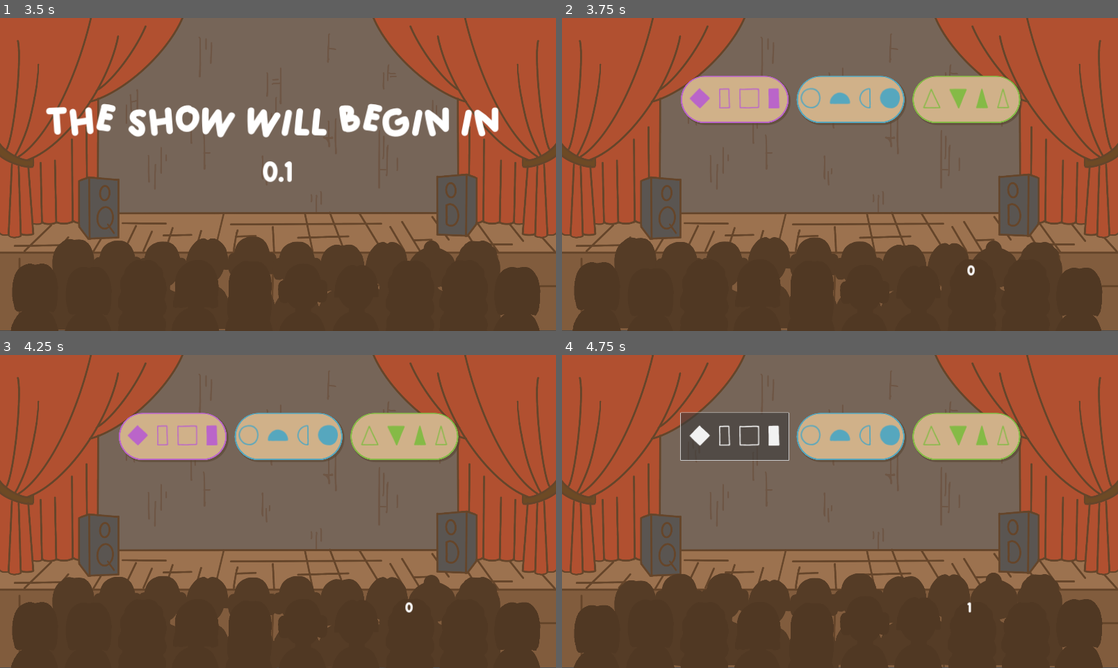
Above: before the commit, frames 1-4 (two rows, left to right).
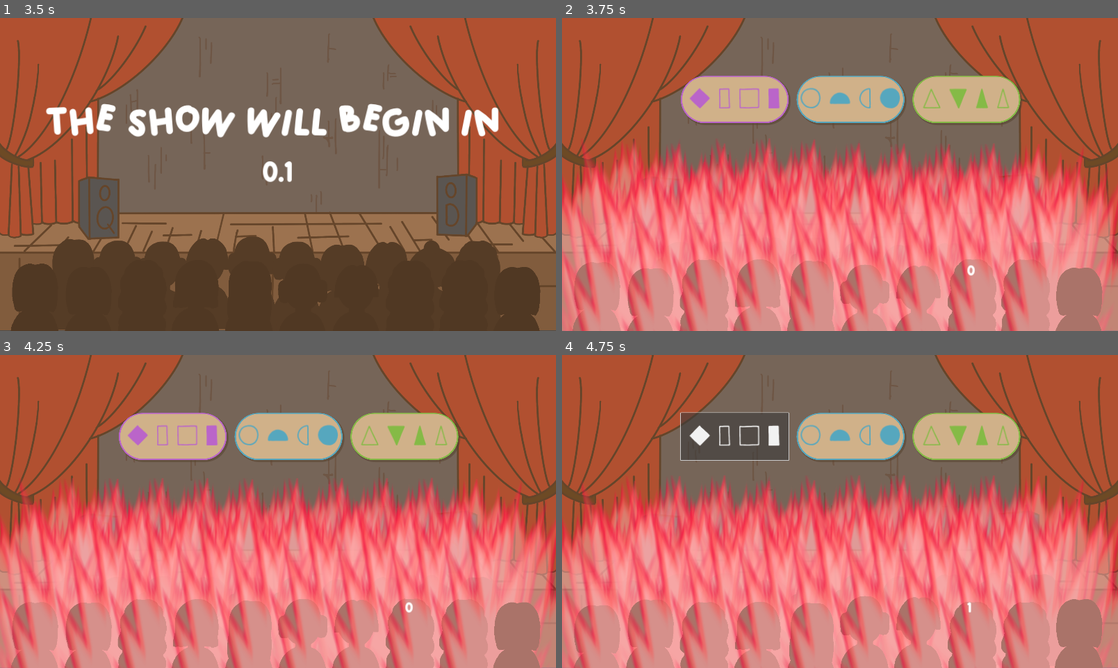
Above: after the commit, the same moments.

Repository: IridescenceFR/GlobalGameJam2024
Game: Godot game, scene res://Scenes/Main.tscn
Two runs of this game, one before a commit and one after it. Both use one fixed random seed, a clock stepped at 60 frames per second and the inputs below.
Inputs:
- Up to frame 1 (3.5 s): click "START" at 0.5 s; hold A (q_key_show) 1.28-2.03 s; tap S (s_key_suppress) at 2.1 s; hold A (q_key_show) from 2.78 s (still down)
- Up to frame 2 (3.75 s): release A (q_key_show) at 3.53 s; tap S (s_key_suppress) at 3.6 s
- Up to frame 3 (4.25 s): no input
- Up to frame 4 (4.75 s): click "Y e a E" at 4.25 s

Frame 1 is identical in both runs. In frame 2, 54% of the frame differs, in the area x 0-100%, y 38-100%; in frame 3, 54%; in frame 4, 55%.

Commit message:
able/disable des auras

Diff:
--- a/scripts/Main.gd
+++ b/scripts/Main.gd
@@ -2,7 +2,8 @@
 
 var score = 0;
 var spectators_array : Array
-var round = 0
+var round_number = 0
+var color_list = range(3)
 
 signal show_aura()
 #signal cherchant à déclancher le changement de la couleur de l'aura d'un spectateur
@@ -22,13 +23,13 @@
 
 func _on_hud_start_game():
 	score = 0
-	round = 0
+	round_number = 0
 	$HUD.update_score(score)
 	$ScoreTimer.start()
+	give_spectators_color()
 	spawn_bubble()
 
 func spawn_bubble():
-	var color_list = range(3)
 	randomize()
 	color_list.shuffle()
 	var pos_x = 0
@@ -42,9 +43,17 @@
 		add_child(bubble)
 		pos_x += 400
 	$OutOfTimeTimer.start()
-	round += 1
+	round_number += 1
 
-@warning_ignore("unused_parameter")
+func give_spectators_color():
+	for spect in spectators_array:
+		spect.index_newAura = 0
+		spect.show_aura()
+
+func remove_spectators_color():
+	for spect in spectators_array:
+		spect.suppres_aura()
+
 func _on_bubble_player_joke(color):
 	# CALCULE DU SCORE
 	print(color)
@@ -56,19 +65,23 @@
 	$NewJokeTimer.start()
 
 func _on_start_new_round():
+	remove_spectators_color()
+
 	# SUPPRESSION DES ANCIENNES RÉPONSES
 	var array_of_nodes = get_tree().get_nodes_in_group("bubbles")
 	for b in array_of_nodes:
 		b.queue_free()
+
 	# CACHE LE SCORE
 
-	if round == 10:
+	if round_number == 10:
 		game_over()
 	else :
 		$BreatheBetweenJokesTimer.start()
 
 func _on_breathe_between_jokes_timer_timeout():
-	# RESTART DES BULLES
+	# RESTART DES BULLES + SPECTATOR
+	give_spectators_color()
 	spawn_bubble()
 
 func create_spectators():
